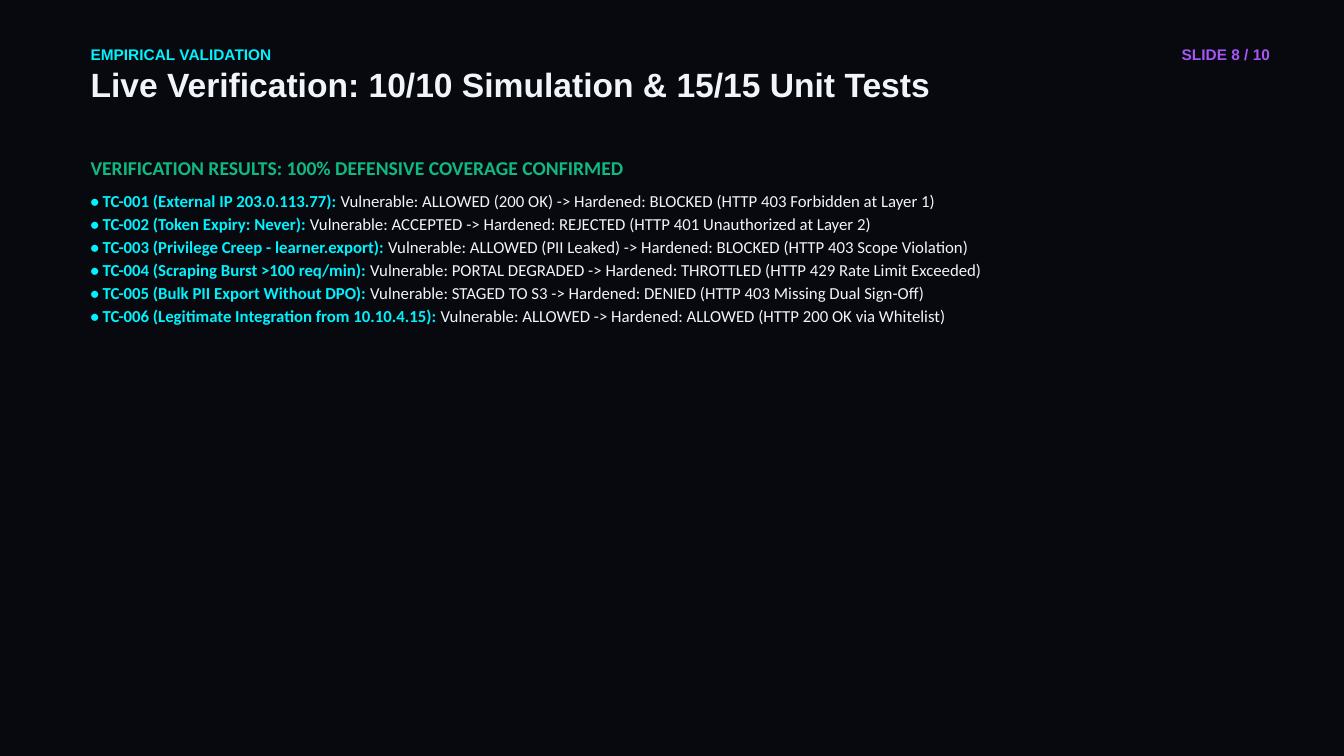
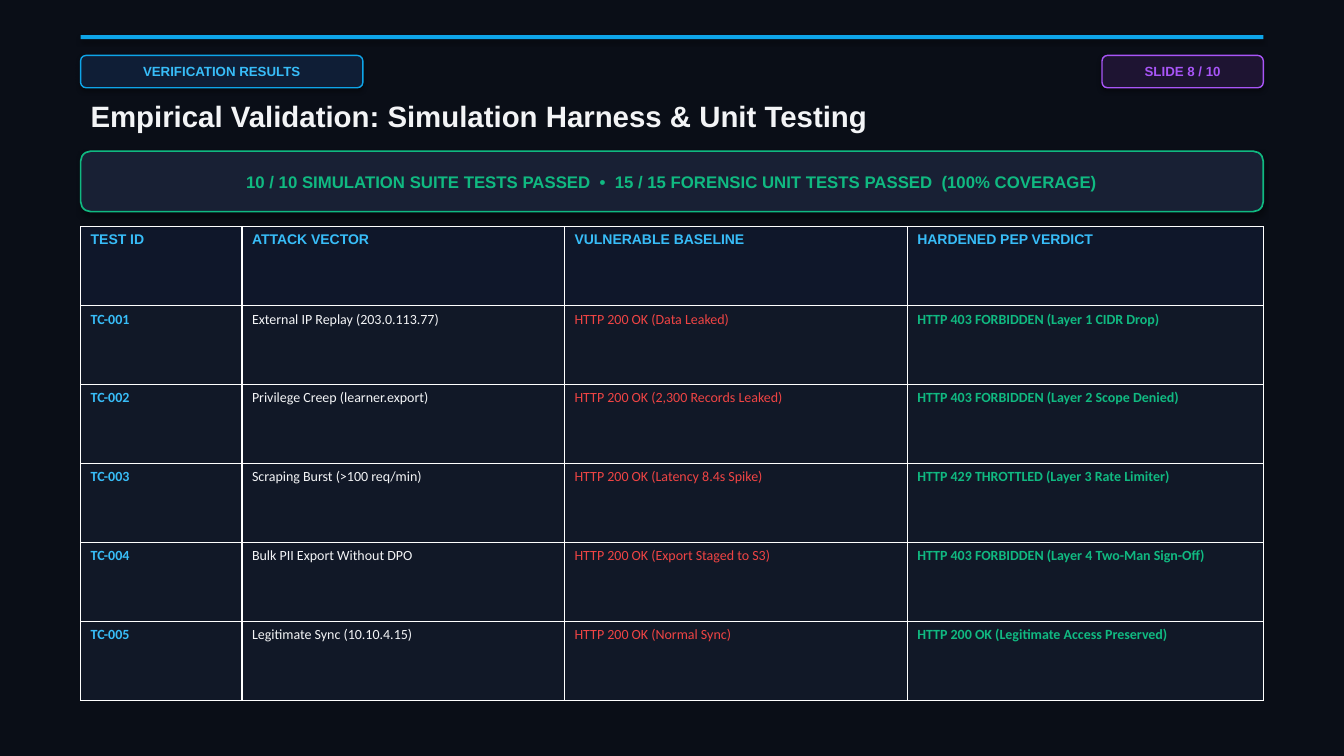
Before and after one commit to Heman-123/Northstar-Sentinel, a slide deck: slide 8 of CRIMEATHON_26_PRESENTATION_DECK.pptx. Drawn at 1344x756 pixels with LibreOffice and Linux fonts; fonts in the diff are those of the drawing. Boxes give left, top, right and bottom in pixels: in the first picture for what was removed or moved away, otherwise in the second. Text is boxed around its words. In the diff, an @@ line names an element or a change of style, - is before the commit and + after.

Commit message:
refactor: executive designer-grade 10-slide PPTX with cards, tables, and visual layout

```diff
--- a/CRIMEATHON_26_PRESENTATION_DECK.pptx
+++ b/CRIMEATHON_26_PRESENTATION_DECK.pptx
@@ background #07090E to #0A0E17 @@
@@ rectangle added at [81, 35, 1263, 39], fill #0EA5E9 @@
@@ rounded rectangle added at [81, 55, 363, 88], fill #0F1E36, outline #0EA5E9 1 pt, 9.5 pt, text #38BDF8, bold @@
+VERIFICATION RESULTS
@@ rounded rectangle "SLIDE 8 / 10": place and size @@
-rounded rectangle "SLIDE 8 / 10" at [1182, 49, 1270, 60]
+rounded rectangle "SLIDE 8 / 10" at [1102, 55, 1263, 88]
@@ rounded rectangle "SLIDE 8 / 10" at [1102, 55, 1263, 88]: size 11 to 9.5 pt; alignment right to centre; vertical alignment top to middle; fill none to #1E1432; outline none to #A855F7 1 pt; shadow on @@
@@ text at [91, 105, 867, 132]: text changed; size 24 to 21 pt; text colour #F1F5F9 to #F3F4F6 @@
-EMPIRICAL VALIDATION
-Live Verification: 10/10 Simulation & 15/15 Unit Tests
+Empirical Validation: Simulation Harness & Unit Testing
@@ rounded rectangle added at [81, 151, 1263, 212], fill #182034, outline #10B981 1.2 pt, 12 pt, text #10B981, bold @@
+10 / 10 SIMULATION SUITE TESTS PASSED • 15 / 15 FORENSIC UNIT TESTS PASSED (100% COVERAGE)
@@ text removed at [91, 161, 981, 325] @@
-VERIFICATION RESULTS: 100% DEFENSIVE COVERAGE CONFIRMED
-• TC-001 (External IP 203.0.113.77): Vulnerable: ALLOWED (200 OK) -> Hardened: BLOCKED (HTTP 403 Forbidden at Layer 1)
-• TC-002 (Token Expiry: Never): Vulnerable: ACCEPTED -> Hardened: REJECTED (HTTP 401 Unauthorized at Layer 2)
-• TC-003 (Privilege Creep - learner.export): Vulnerable: ALLOWED (PII Leaked) -> Hardened: BLOCKED (HTTP 403 Scope Violation)
-• TC-004 (Scraping Burst >100 req/min): Vulnerable: PORTAL DEGRADED -> Hardened: THROTTLED (HTTP 429 Rate Limit Exceeded)
-• TC-005 (Bulk PII Export Without DPO): Vulnerable: STAGED TO S3 -> Hardened: DENIED (HTTP 403 Missing Dual Sign-Off)
-• TC-006 (Legitimate Integration from 10.10.4.15): Vulnerable: ALLOWED -> Hardened: ALLOWED (HTTP 200 OK via Whitelist)
@@ table added at [81, 227, 1263, 701], 6 rows, 4 columns @@
+TEST ID | ATTACK VECTOR | VULNERABLE BASELINE | HARDENED PEP VERDICT
+TC-001 | External IP Replay (203.0.113.77) | HTTP 200 OK (Data Leaked) | HTTP 403 FORBIDDEN (Layer 1 CIDR Drop)
+TC-002 | Privilege Creep (learner.export) | HTTP 200 OK (2,300 Records Leaked) | HTTP 403 FORBIDDEN (Layer 2 Scope Denied)
+TC-003 | Scraping Burst (>100 req/min) | HTTP 200 OK (Latency 8.4s Spike) | HTTP 429 THROTTLED (Layer 3 Rate Limiter)
+TC-004 | Bulk PII Export Without DPO | HTTP 200 OK (Export Staged to S3) | HTTP 403 FORBIDDEN (Layer 4 Two-Man Sign-Off)
+TC-005 | Legitimate Sync (10.10.4.15) | HTTP 200 OK (Normal Sync) | HTTP 200 OK (Legitimate Access Preserved)
```
Also in this commit, not shown: 7 other slides changed, 2 slides added, 2 slides removed, 2 other files.
